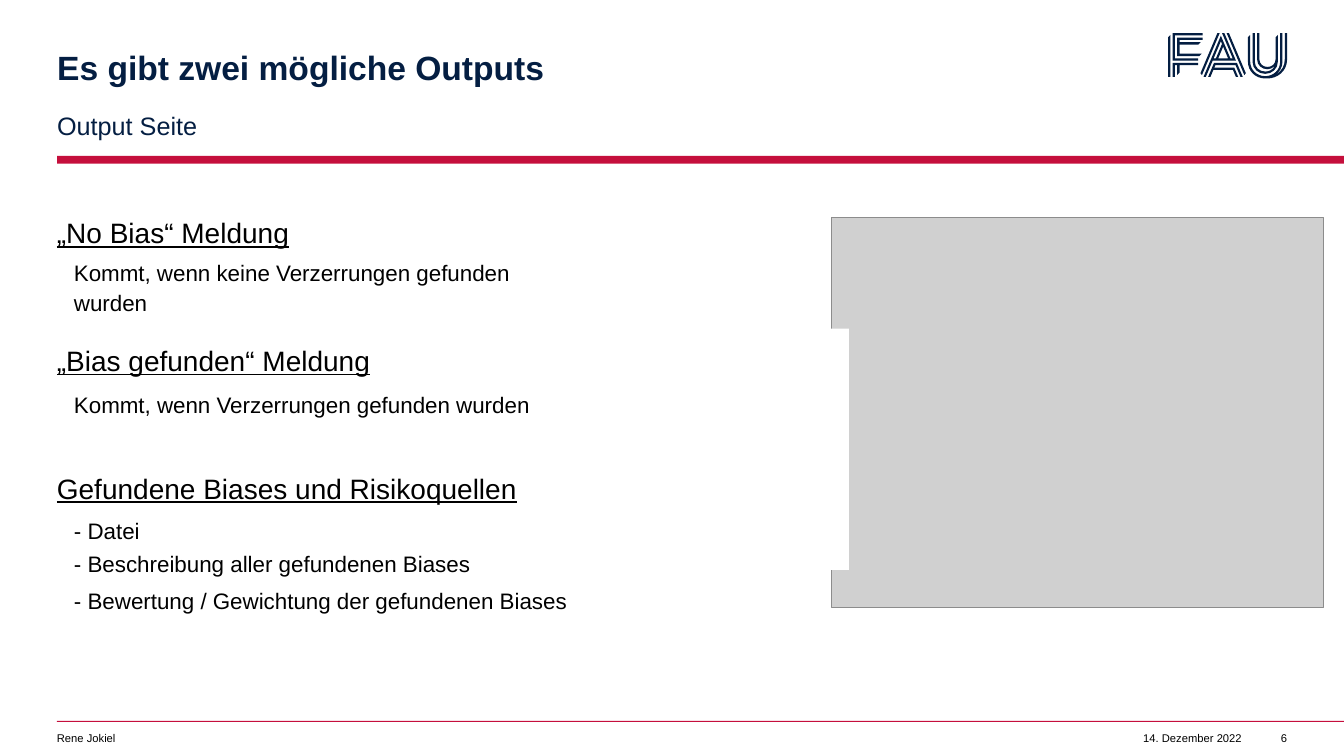
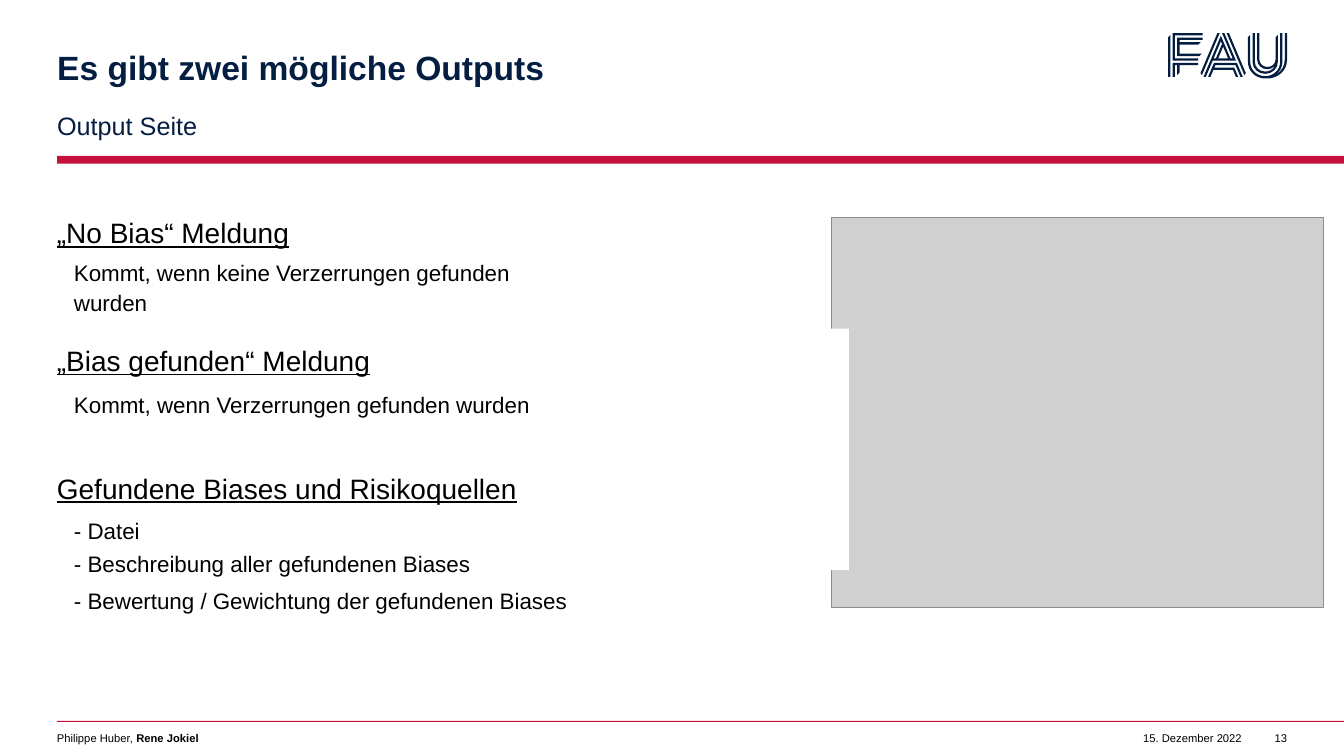
Before and after one commit to BelmontR/CSV-AI-Fairnes-Checker-, a slide deck: slide 13 of F-Seminar/Zwischenpräsentation.pptx (slide 6 before the commit). Drawn at 1344x756 pixels with LibreOffice and Linux fonts; fonts in the diff are those of the drawing; grey boxes stand for pictures. Boxes give left, top, right and bottom in pixels: in the first picture for what was removed or moved away, otherwise in the second. Text is boxed around its words. In the diff, an @@ line names an element or a change of style, - is before the commit and + after.

```diff
--- a/F-Seminar/Zwischenpräsentation.pptx
+++ b/F-Seminar/Zwischenpräsentation.pptx
@@ text at [57,734,199,744]: text changed @@
-Rene Jokiel
+Philippe Huber, Rene Jokiel
@@ text at [1143,734,1242,742]: text changed @@
-14. Dezember 2022
+15. Dezember 2022
@@ page number at [1275,734,1287,742]: text changed @@
-6
+13
```
Also in this commit, not shown: 8 other slides changed, 11 slides added, 1 other file.
